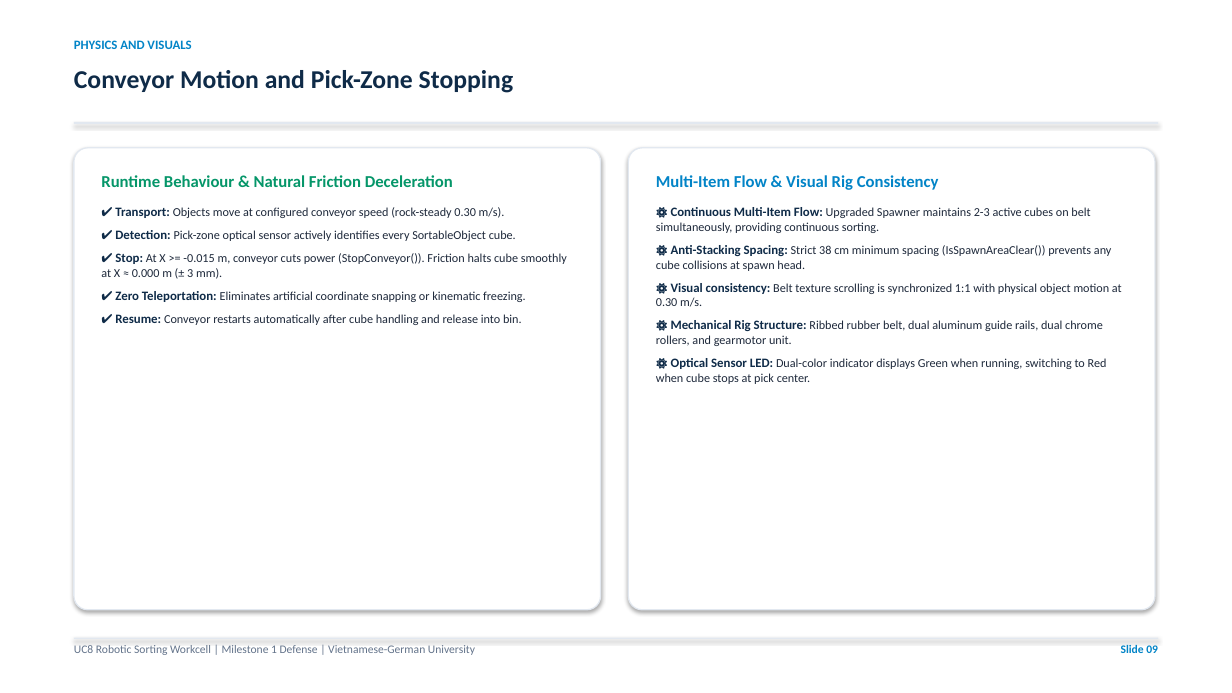
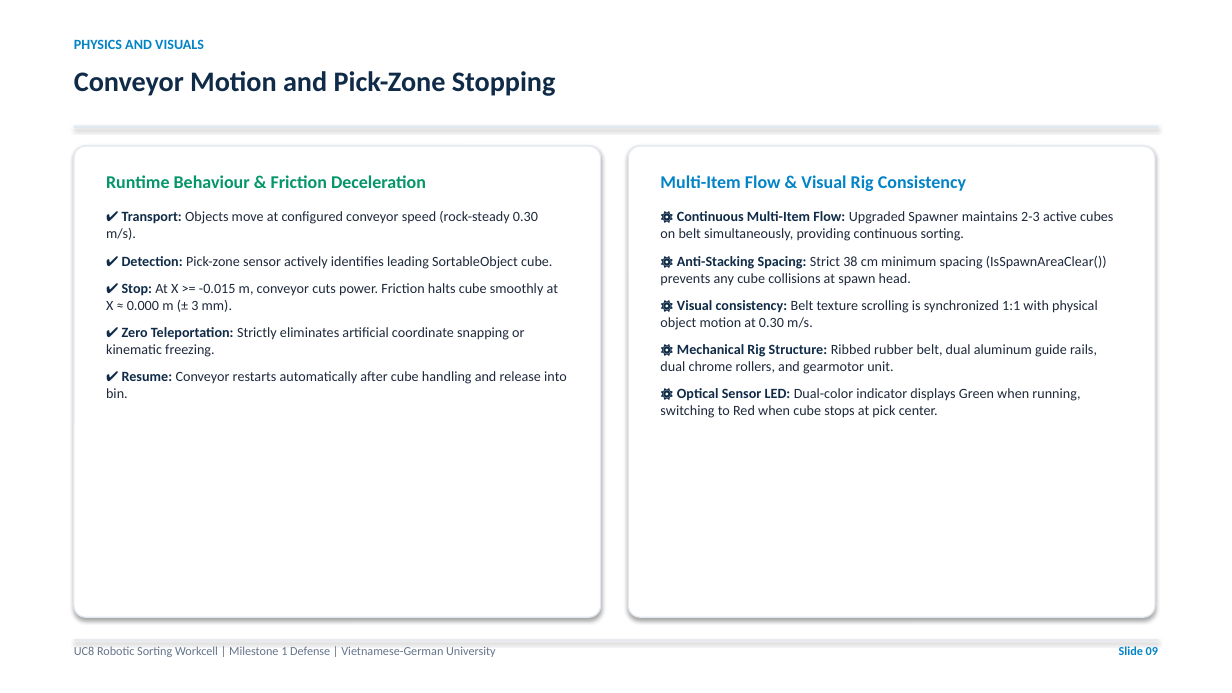
Before and after one commit to Aqikop/VGU26-Project-UC8, a slide deck: slide 9 of docs/week05/UC8_Week05_Milestone1_Presentation.pptx. Drawn at 1232x693 pixels with LibreOffice and Linux fonts; fonts in the diff are those of the drawing. Boxes give left, top, right and bottom in pixels: in the first picture for what was removed or moved away, otherwise in the second. Text is boxed around its words. In the diff, an @@ line names an element or a change of style, - is before the commit and + after.

Commit message:
docs(week05): enlarge slide typography, balance cards, separate instructor feedback from runtime issues

```diff
--- a/docs/week05/UC8_Week05_Milestone1_Presentation.pptx
+++ b/docs/week05/UC8_Week05_Milestone1_Presentation.pptx
@@ text "PHYSICS AND VISUALS" at box(74, 39, 204, 49): size 10 to 11 pt @@
@@ text "Conveyor Motion and Pick-Zone Stopping" at box(74, 71, 556, 96): size 20 to 22 pt @@
@@ rounded rectangle at box(74, 146, 601, 617): proportions changed @@
@@ rounded rectangle: place and size @@
-rounded rectangle at box(74, 148, 601, 610)
+rounded rectangle at box(74, 146, 601, 617)
@@ rectangle: place and size @@
-rectangle at box(74, 122, 1158, 124)
+rectangle at box(74, 126, 1158, 128)
@@ rounded rectangle: place and size @@
-rounded rectangle at box(628, 148, 1155, 610)
+rounded rectangle at box(628, 146, 1155, 617)
@@ rounded rectangle at box(628, 146, 1155, 617): proportions changed @@
@@ text at box(106, 175, 426, 188): text changed; size 13 to 14 pt @@
-Runtime Behaviour & Natural Friction Deceleration
+Runtime Behaviour & Friction Deceleration
@@ text "Multi-Item Flow & Visual Rig ..." at box(660, 175, 1113, 418): size 13 to 14 pt in "Multi-Item Flow & Visual Rig Consistency"; size 10 to 11 pt in "⚙ Continuous Multi-Item Flow:", "⚙ Anti-Stacking Spacing:", "⚙ Visual consistency:", "⚙ Mechanical Rig Structure:" and 1 more places; size 9.5 to 11 pt in "Upgraded Spawner maintains 2-3 active cubes on ...", "Strict 38 cm minimum spacing (IsSpawnAreaClear()) prevents ...", "Belt texture scrolling is synchronized 1:1 with ...", "Ribbed rubber belt, dual aluminum guide rails, ..." and 1 more places; more space between paragraphs @@
@@ text at box(106, 211, 567, 398): size 10 to 11 pt in "✔ Transport:", "✔ Resume:"; size 9.5 to 11 pt in "Objects move at configured conveyor speed (rock-steady ...", "Conveyor restarts automatically after cube handling and ..."; more space between paragraphs @@
@@ text at box(106, 256, 558, 357): text changed; size 9.5 to 11 pt @@
-✔ Detection: Pick-zone optical sensor actively identifies every SortableObject cube.
-✔ Stop: At X >= -0.015 m, conveyor cuts power (StopConveyor()). Friction halts cube smoothly at X ≈ 0.000 m (± 3 mm).
-✔ Zero Teleportation: Eliminates artificial coordinate snapping or kinematic freezing.
+✔ Detection: Pick-zone sensor actively identifies leading SortableObject cube.
+✔ Stop: At X >= -0.015 m, conveyor cuts power. Friction halts cube smoothly at X ≈ 0.000 m (± 3 mm).
+✔ Zero Teleportation: Strictly eliminates artificial coordinate snapping or kinematic freezing.
@@ text "UC8 Robotic Sorting Workcell | ..." at box(74, 646, 496, 657): size 9 to 9.5 pt @@
@@ text "Slide 09" at box(1119, 646, 1158, 655): size 9 to 9.5 pt @@
```
Also in this commit, not shown: 14 other slides changed, 3 other files.
